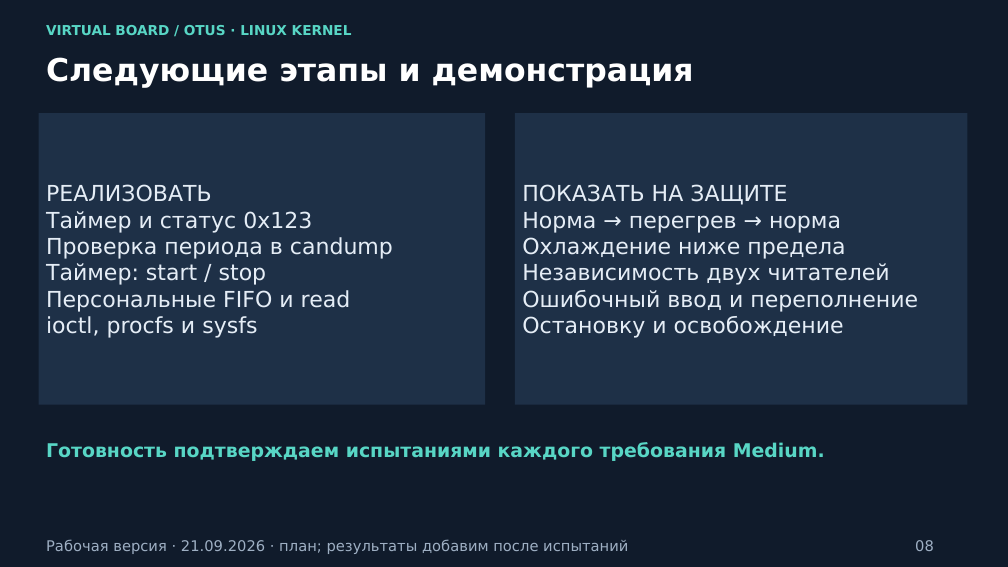
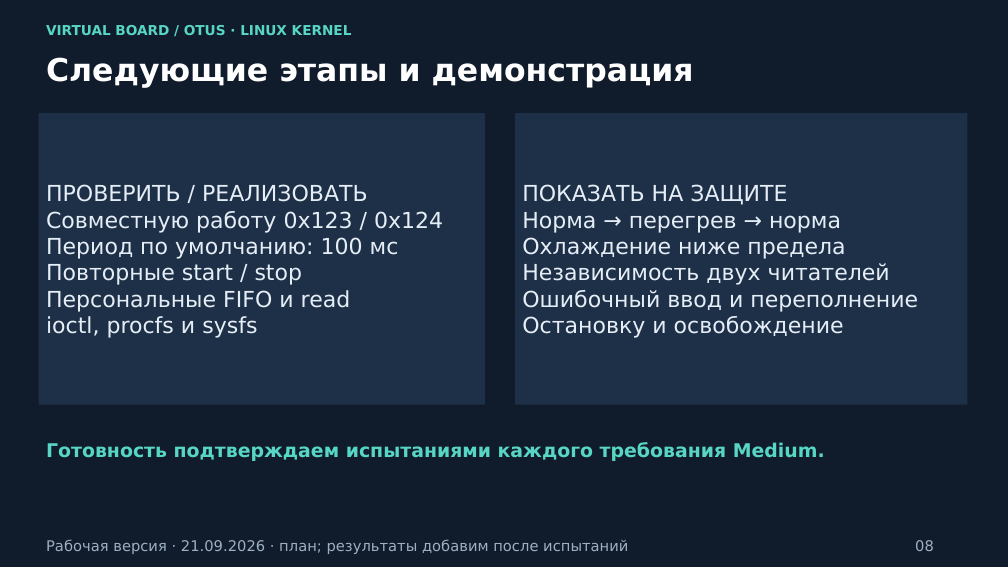
Before and after one commit to andrey-yunin/virtual-board, a slide deck: slide 8 of docs/presentation/virtual_board.pptx. Drawn at 1008x567 pixels with LibreOffice and Linux fonts; fonts in the diff are those of the drawing. Boxes give left, top, right and bottom in pixels: in the first picture for what was removed or moved away, otherwise in the second. Text is boxed around its words. In the diff, an @@ line names an element or a change of style, - is before the commit and + after.

Commit message:
Add hrtimer-based periodic CAN status transmission
 - Send status frames 0x123 through the ordered workqueue
 - Start and cancel the timer with start/stop commands
 - Cancel the timer before destroying the workqueue
 - Verify one-second transmission, stop, restart and unload
 - Update documentation and presentation with test results

```diff
--- a/docs/presentation/virtual_board.pptx
+++ b/docs/presentation/virtual_board.pptx
@@ text in rectangle at bbox=[46, 184, 443, 285]: text changed @@
-РЕАЛИЗОВАТЬ
-Таймер и статус 0x123
-Проверка периода в candump
-Таймер: start / stop
+ПРОВЕРИТЬ / РЕАЛИЗОВАТЬ
+Совместную работу 0x123 / 0x124
+Период по умолчанию: 100 мс
+Повторные start / stop
```
Also in this commit, not shown: 2 other slides changed, 9 other files.
